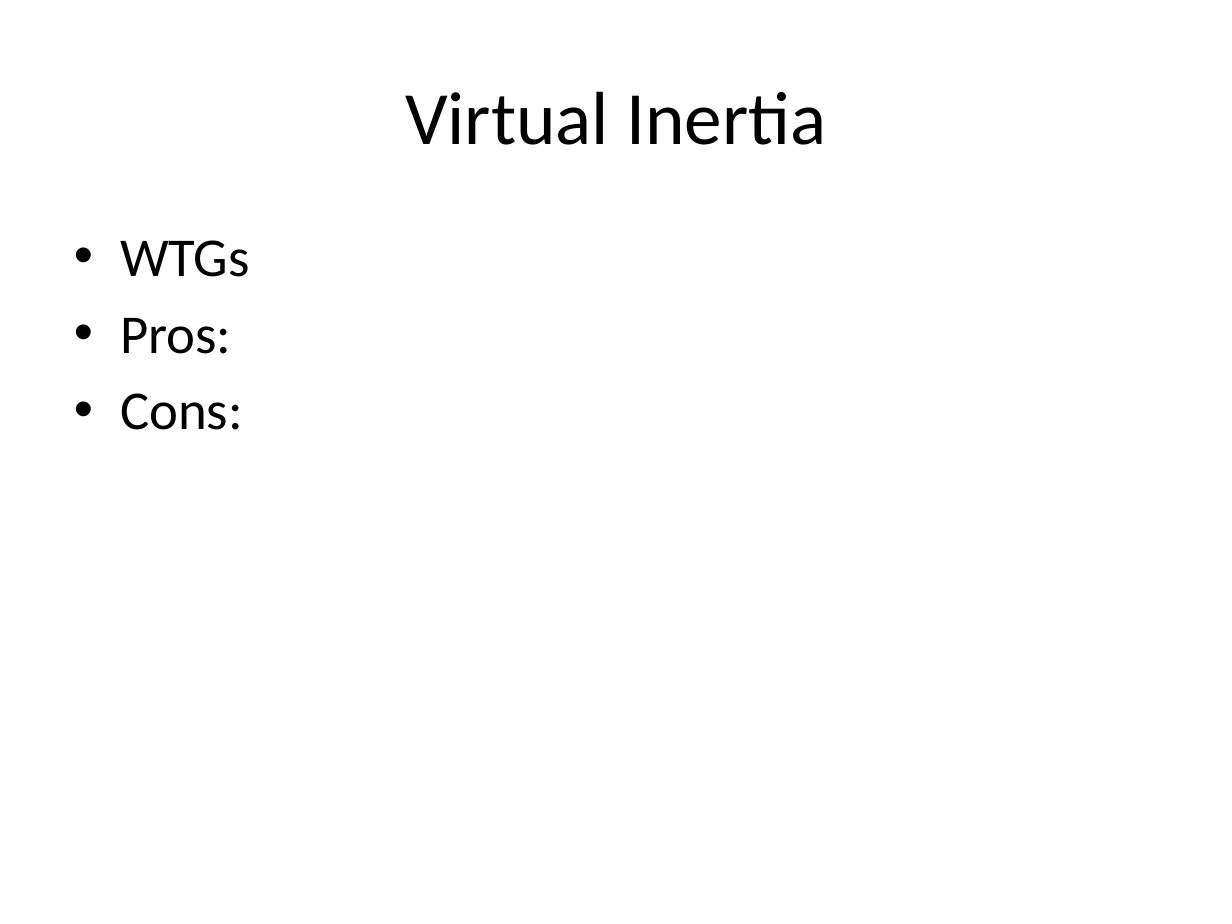
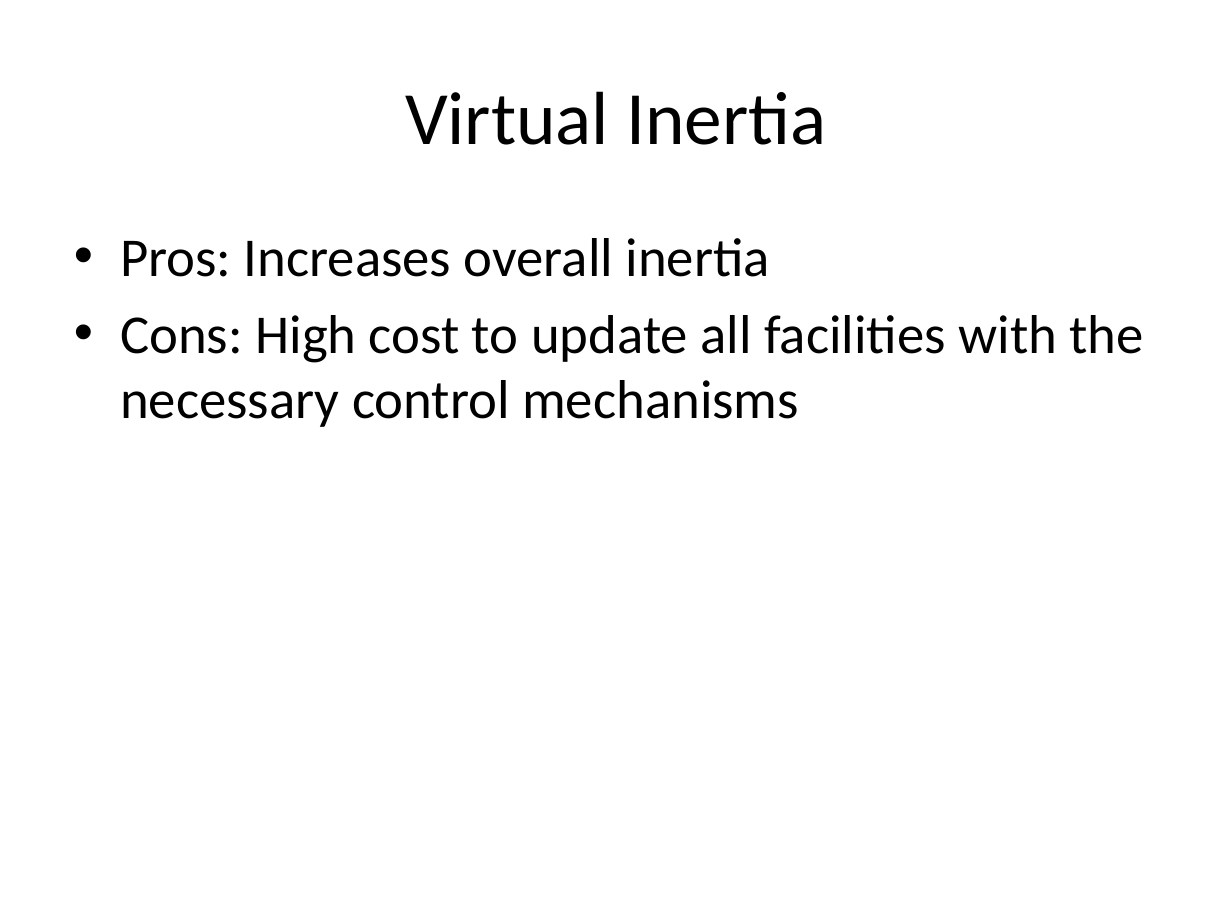
Before and after one commit to mswan96/SUPERB, a slide deck: slide 9 of Literature Review.pptx. Drawn at 1232x924 pixels with LibreOffice and Linux fonts; fonts in the diff are those of the drawing. Boxes give left, top, right and bottom in pixels: in the first picture for what was removed or moved away, otherwise in the second. Text is boxed around its words. In the diff, an @@ line names an element or a change of style, - is before the commit and + after.

Commit message:
updated presentation

```diff
--- a/Literature Review.pptx
+++ b/Literature Review.pptx
@@ text at [120, 238, 1143, 427]: text changed @@
-• WTGs
-• Pros:
-• Cons:
+• Pros: Increases overall inertia
+• Cons: High cost to update all facilities with the necessary control mechanisms
```
Also in this commit, not shown: 4 other slides changed, 2 slides added.
